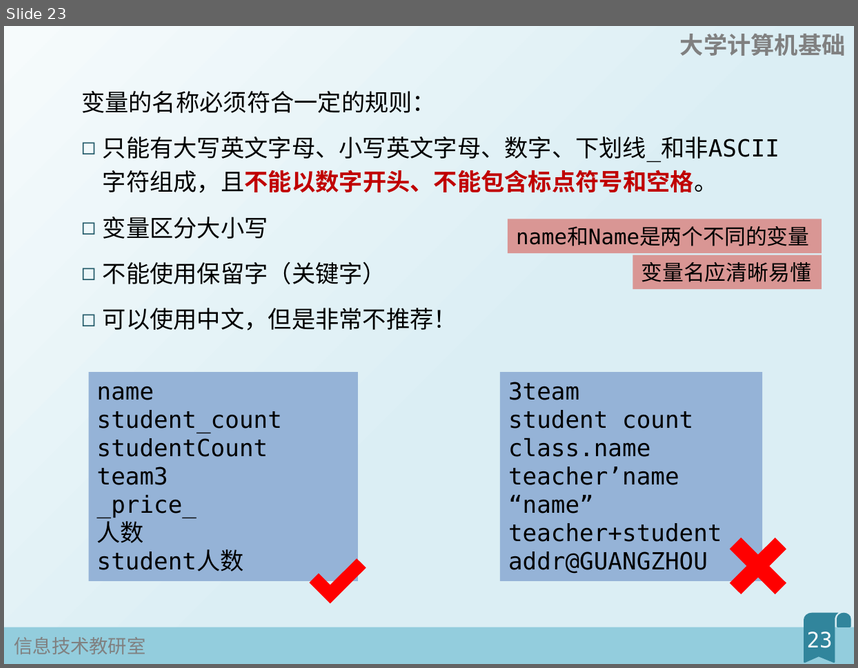
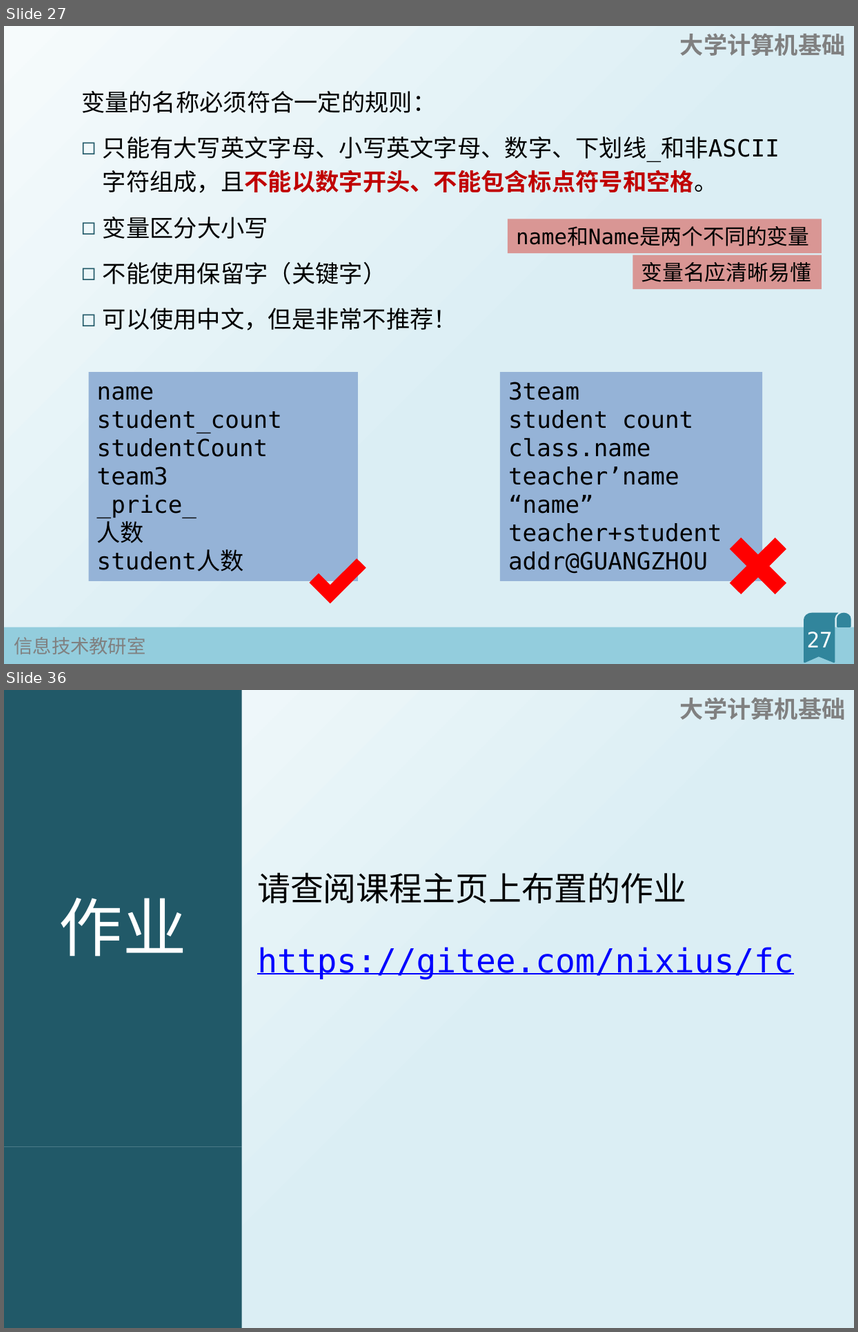
Before and after one commit to fjzfmxd/-, a slide deck: 1Python基本元素/幻灯片.pptx. Shown one above the other, each under a label of ours: slide 23 before the commit, slides 27 and 36 after it; the slides between them are not shown. The pictures are 858x668 and 858x1332 pixels, drawn with LibreOffice and Linux fonts; fonts in the diff are those of the drawing. Boxes give left, top, right and bottom in pixels: in the first picture for what was removed or moved away, otherwise in the second. Text is boxed around its words. In the diff, an @@ line names an element or a change of style, - is before the commit and + after.

```diff
--- a/1Python基本元素/幻灯片.pptx
+++ b/1Python基本元素/幻灯片.pptx
@@ slide 36 added at [4,690,854,1328], background gradient #F6FBFC to #DBEEF4; not listed: 1 template element that a slide beside it also shows @@
@@ text added at [4,690,242,1147], fill #215968, 54 pt, text #FFFFFF @@
+作业
@@ title added at [257,872,793,980], 28 pt, text #0000FF, underline @@
+请查阅课程主页上布置的作业
+https://gitee.com/nixius/fc
@@ rectangle added at [4,1147,242,1328], fill #215968 @@
@@ what was slide 23 is now slide 27 @@
@@ page number at [807,631,833,647]: text changed @@
-23
+27
```
Also in this commit, not shown: 11 slides changed, 6 other slides added, 2 slides removed, 5 other files.
